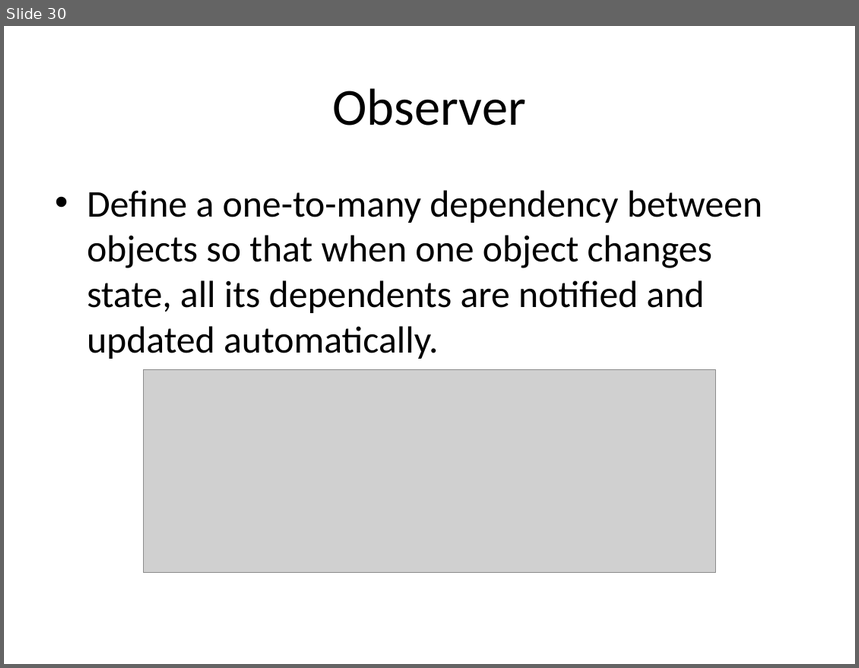
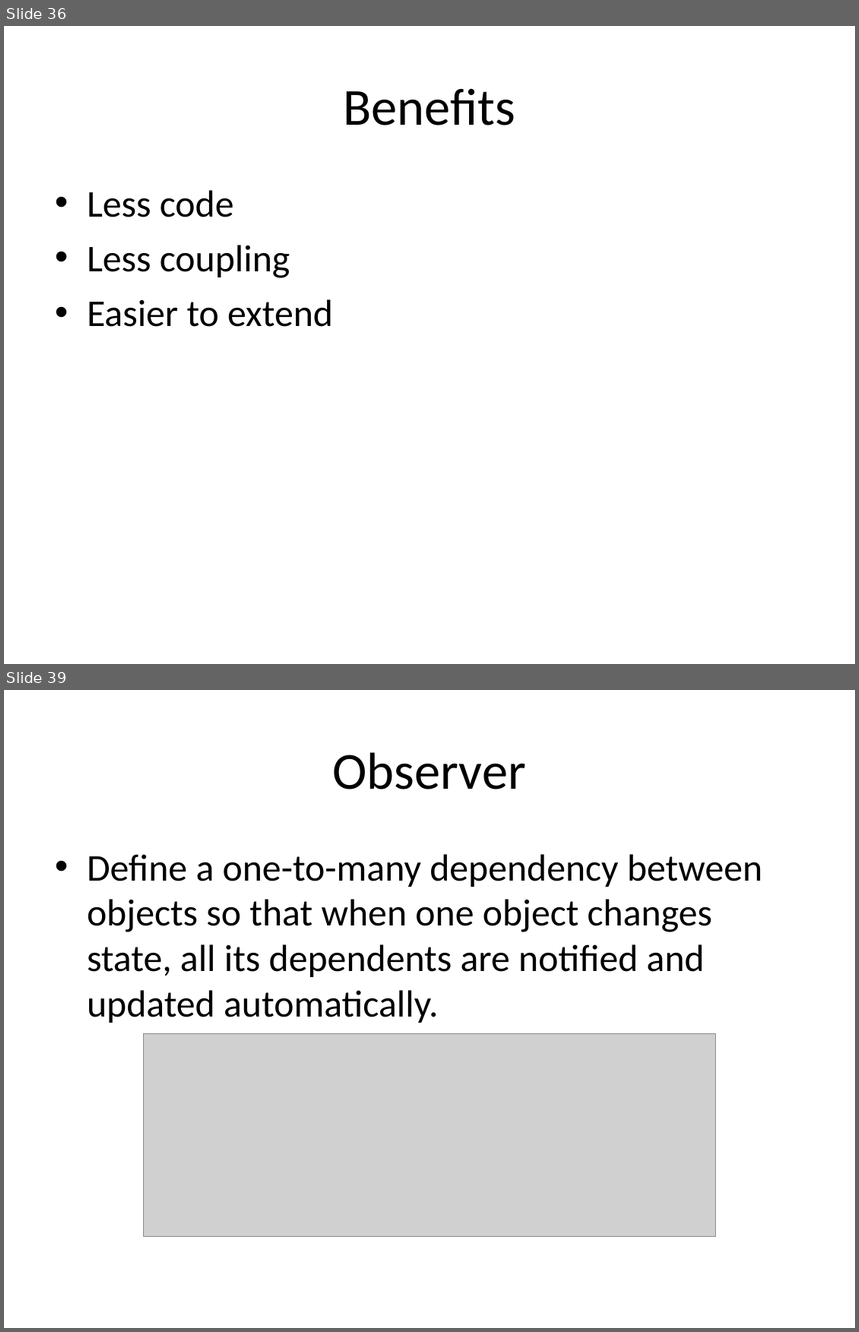
Before and after one commit to kamyu104/GofPatterns, a slide deck: Effective patterns.ppt. Shown one above the other, each under a label of ours: slide 30 before the commit, slides 36 and 39 after it; the slides between them are not shown. The pictures are 859x668 and 859x1332 pixels, drawn with LibreOffice and Linux fonts; fonts in the diff are those of the drawing; grey boxes stand for pictures. Boxes give left, top, right and bottom in pixels: in the first picture for what was removed or moved away, otherwise in the second. Text is boxed around its words. In the diff, an @@ line names an element or a change of style, - is before the commit and + after.

```diff
--- a/Effective patterns.ppt
+++ b/Effective patterns.ppt
@@ slide 36 added at <box>4,26,855,664</box>, background #FFFFFF @@
@@ title added at <box>344,88,515,126</box>, 44 pt, text #000000 @@
+Benefits
@@ text added at <box>87,190,333,327</box>, 32 pt, text #000000 @@
+• Less code
+• Less coupling
+• Easier to extend
@@ what was slide 30 is now slide 39 @@
```
Also in this commit, not shown: 7 slides changed, 29 other slides added, 5 slides removed.
